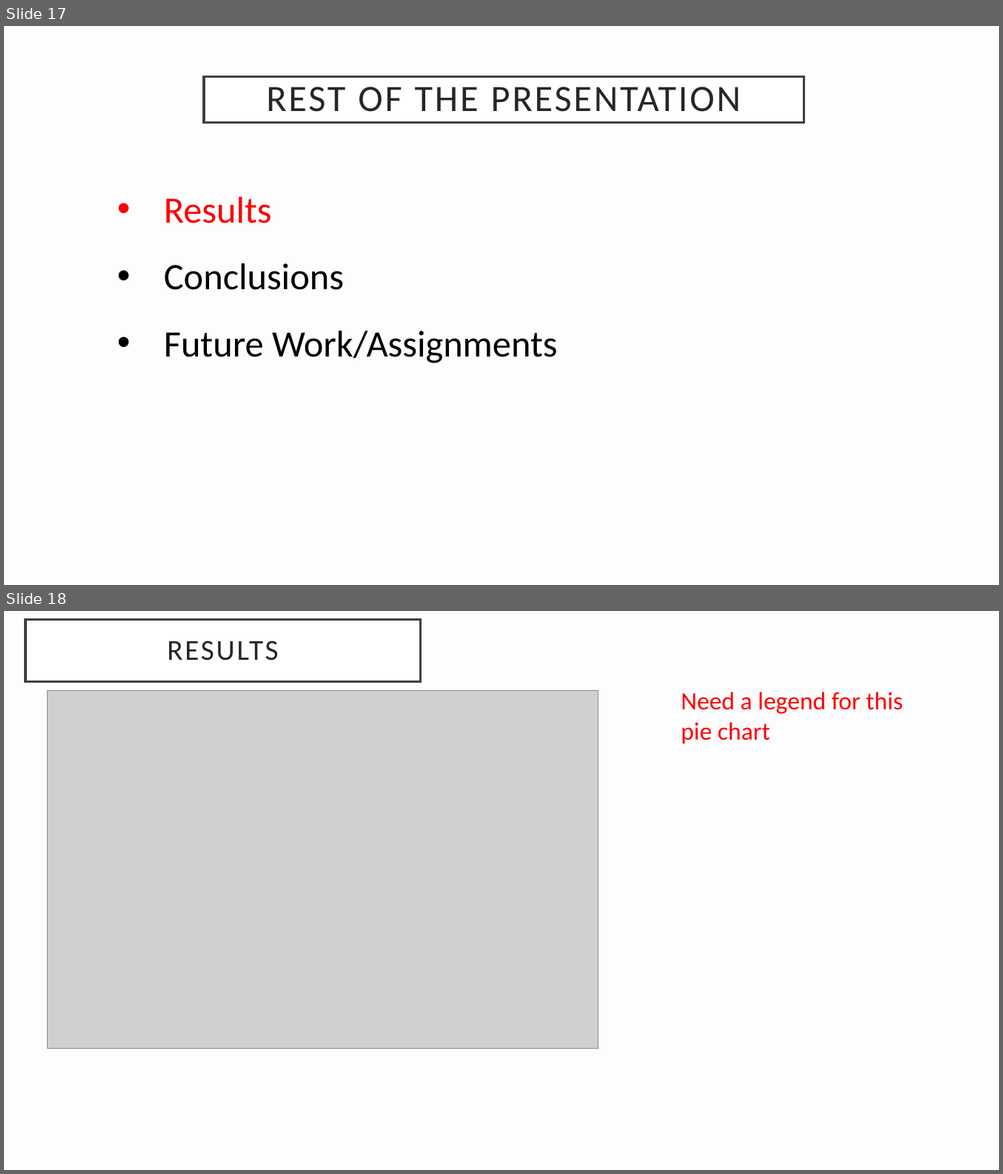
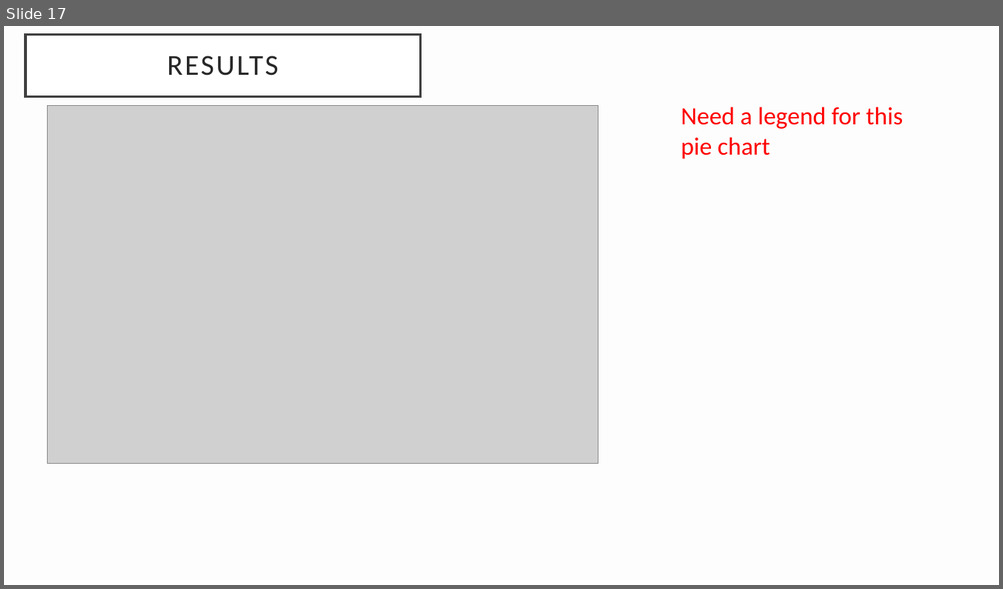
Before and after one commit to shrawantee/Project-Analysis-of-Violent-Crime-in-LA, a slide deck: Presentation/LACity Crime-Final Slides.pptx. Shown one above the other, each under a label of ours: slides 17 and 18 before the commit, slide 17 after it. The pictures are 1003x1174 and 1003x589 pixels, drawn with LibreOffice and Linux fonts; fonts in the diff are those of the drawing; grey boxes stand for pictures. Boxes give left, top, right and bottom in pixels: in the first picture for what was removed or moved away, otherwise in the second. Text is boxed around its words. In the diff, an @@ line names an element or a change of style, - is before the commit and + after.

```diff
--- a/Presentation/LACity Crime-Final Slides.pptx
+++ b/Presentation/LACity Crime-Final Slides.pptx
@@ slide 17 removed at [4,26,999,585], background #DDDDDD at 4% opacity @@
@@ title removed at [204,77,804,123] @@
-REST OF THE PRESENTATION
@@ text removed at [164,197,557,363] @@
-• Results
-• Conclusions
-• Future Work/Assignments
@@ what was slide 18 is now slide 17 @@
```
Also in this commit, not shown: 6 slides changed, 1 slide added, 1 other slide removed.
